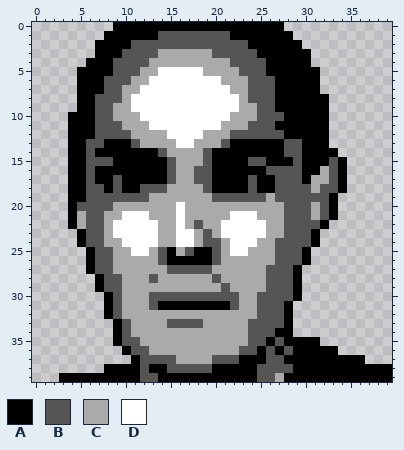
Pixel-art file, stored at resources/sprites/original/dialogs/portrait-tiojuan.ase. That is the earlier state.
40x40 pixels, 1 frame. Colours within 5 levels of each other are drawn and written as one.
Palette (. is transparent): A #000000  B #555555  C #aaaaaa  D #ffffff
Pixels before, first column x 3:
 0 ......AAAAAAAAAAAAAAAAAAA............
 1 .....AAAAAABBBBBBBBAAAAAAA...........
 2 ....AAAABBBBBBBBBBBBBAAAAAA..........
 3 ....AAABBBBCCCCCCBBBBBAAAAAA.........
 4 ...AAABBBBCCCCCCCCCBBBBAAAAA.........
 5 ..AAAABBBCCDDDDDCCCCBBBAAAAAA........
 6 ..AAABBBCCDDDDDDDDCCCBBBAAAAA........
 7 ..AAABBCCDDDDDDDDDDCCBBBAAAAA........
 8 ..AABBBCDDDDDDDDDDDDCBBBAAAAAA.......
 9 ..AABBCCDDDDDDDDDDDDCCBBAAAAAA.......
10 .AAABBCCCDDDDDDDDDDCCCBBBAAAAA.......
11 .AAABBBCCCDDDDDDDDCCCBBBAAAAAA.......
12 .AAABBBBCCCCDDDDCCCBBBBBBAAAAA.......
13 .AABBAAABCCCCDDCCCBAAAAAABBAAA.......
14 .AABAAAAAAABCCCCBAAAAAAAABBAAAA......
15 .AABBBAAAAAABCCCBAAAABBAAABAAABA.....
16 .AABAAAAAAAABCCBBAAAAAABBBBAACBA.....
17 .AABAABAAAAABCCBBAAAABAABBBACCBA.....
18 .AABBABAABBBCCCCBAAAABAABBBBCBBA.....
19 .AABBBBBBBCCCCCCCBBBBBBCBBBBBBA......
20 .ABBBBCCCCCCCDCCCCCCCCCCCBBBCBA......
21 .ACBBCCDDDCCCDCCCCCDDDCCCBBBCBA......
22 .ACBBCDDDDDCCDCBCCDDDDDCCBBBBA.......
23 ..ABBCDDDDDCCDDCBCDDDDDCCBBBA........
24 ..ABBCCDDDDCCDDCBBCDDDCCBBBBA........
25 ...ABBCCDDCBACBAABCDDCCCBBBA.........
26 ...ABBCCCCCBAAAAABCCCCCCBBBA.........
27 ...ABBCCCCCCBBBBBCCCCCCBBBA..........
28 ....ABBCCCBCCCCCCBCCCCCBBBA..........
29 ....ABBCCCCCCCCCCCBCCCCBBBA..........
30 .....ABCCCBBBBBBBBBBCCBBBBA..........
31 .....ABCCCBAAAAAAAABCCBBBA...........
32 .....ABCCCCCCCCCCCCCCCBBBA...........
33 ......ABCCCCBBBBCCCCCBBBBA...........
34 ......ABCCCCCCCCCCCCCBBBAA...........
35 ......ABBCCCCCCCCCCCCBBABAAAA........
36 .......ABBCCCCCCCCCCBBABABAAAAA......
37 ........ABBBBCCCCBBBAAABBAAAAAAAAA...
38 .....AAAABAABBBBBAAAAABBBBAAAAAAAAAAA
39 AAAAAAAAABBAAAAAAAAAAABBCAAAAAAAAAAAA
Now the later version:
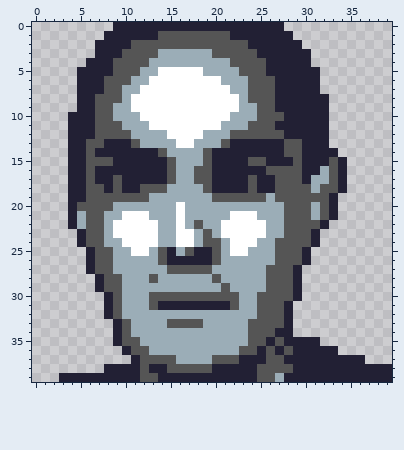
From old to new:
Colour A changes from #000000 to #222034.
Colour C changes from #aaaaaa to #9badb7.
Changed places in both pictures, as pixel boxes (x1, y1, x2, y2):
changed: (59, 22, 392, 382)
